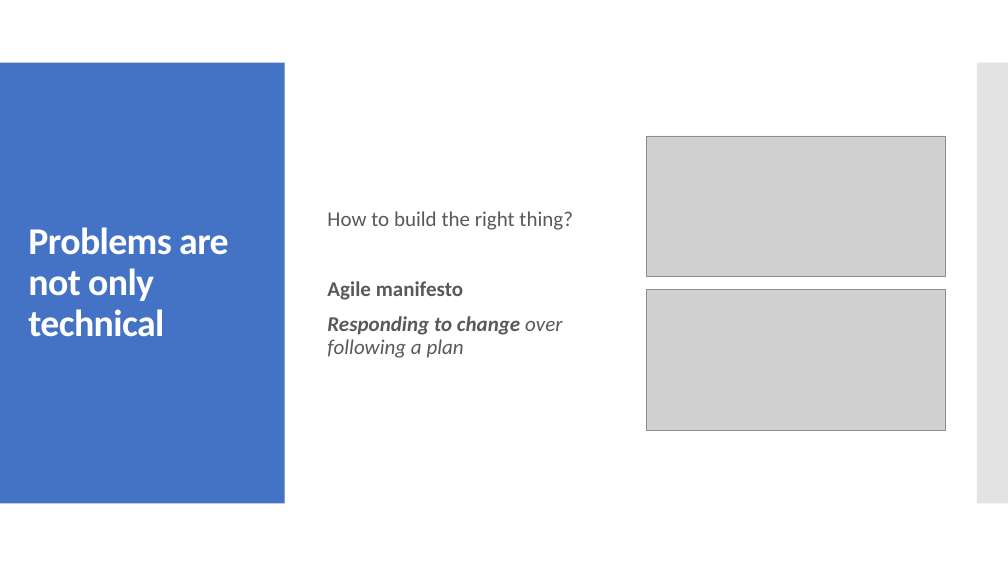
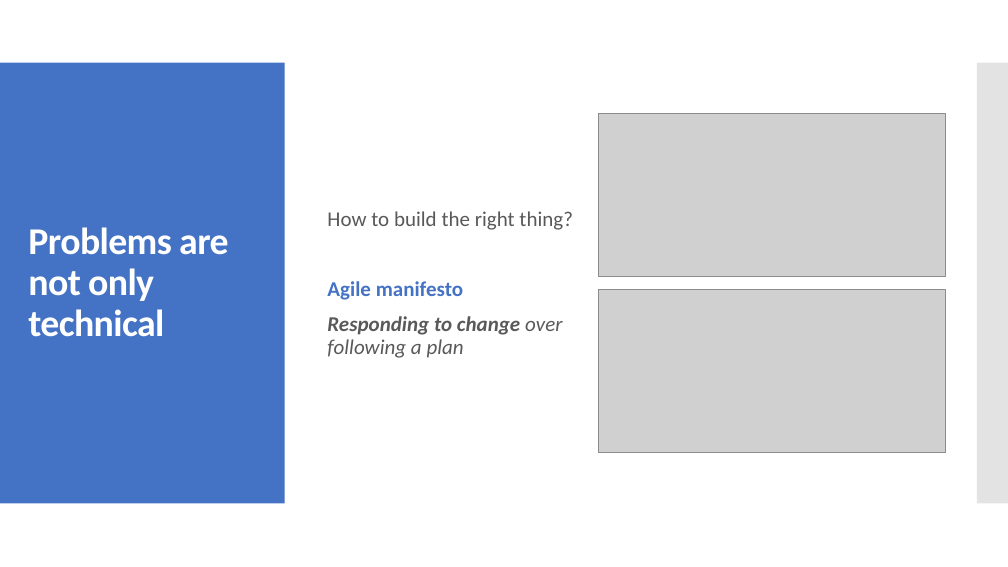
Before and after one commit to milodotnet/bootcamp, a slide deck: slide 12 of Bootcamp-ContinuousDelivery.pptx. Drawn at 1008x567 pixels with LibreOffice and Linux fonts; fonts in the diff are those of the drawing; grey boxes stand for pictures. Boxes give left, top, right and bottom in pixels: in the first picture for what was removed or moved away, otherwise in the second. Text is boxed around its words. In the diff, an @@ line names an element or a change of style, - is before the commit and + after.

```diff
--- a/Bootcamp-ContinuousDelivery.pptx
+++ b/Bootcamp-ContinuousDelivery.pptx
@@ picture: place and size @@
-picture at bbox=[647, 136, 946, 277]
+picture at bbox=[599, 113, 946, 277]
@@ text at bbox=[327, 281, 463, 300]: text colour #595959 to #4472C4 in "Agile manifesto" @@
@@ picture: place and size @@
-picture at bbox=[647, 290, 946, 430]
+picture at bbox=[599, 290, 946, 453]
```
Also in this commit, not shown: 5 other slides changed, 2 slides added, 1 slide removed.
